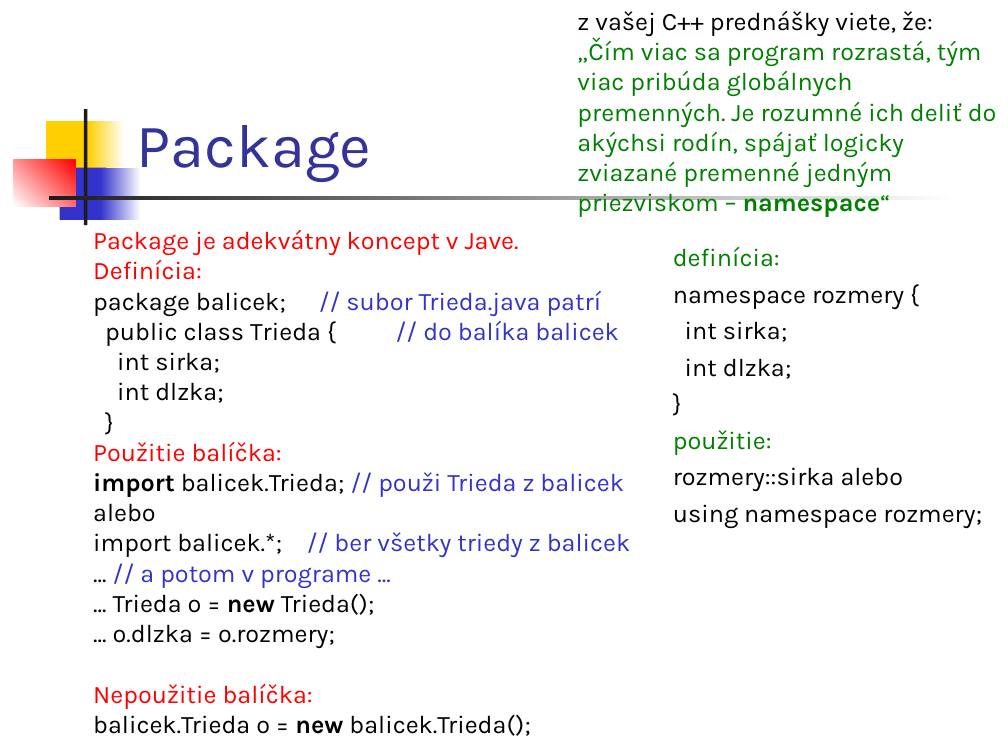
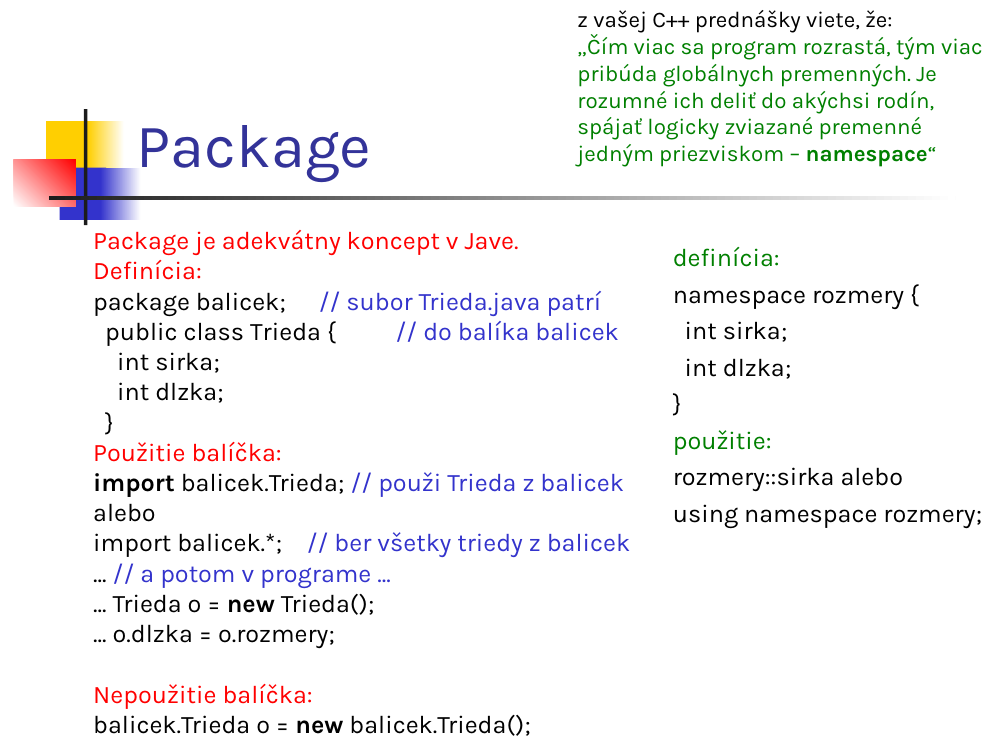
Before and after one commit to Programovanie4/Prednasky, a slide deck: slide 32 of 04/04_java.ppt (slide 25 before the commit). Drawn at 1008x756 pixels with LibreOffice and Linux fonts; fonts in the diff are those of the drawing. Boxes give left, top, right and bottom in pixels: in the first picture for what was removed or moved away, otherwise in the second. Text is boxed around its words. In the diff, an @@ line names an element or a change of style, - is before the commit and + after.

```diff
--- a/04/04_java.ppt
+++ b/04/04_java.ppt
@@ text "z vašej C++ prednášky viete, ..." at box(577, 10, 983, 167): size 18 to 16 pt @@
```
Also in this commit, not shown: 12 other slides changed, 7 slides added, 1 other file.
